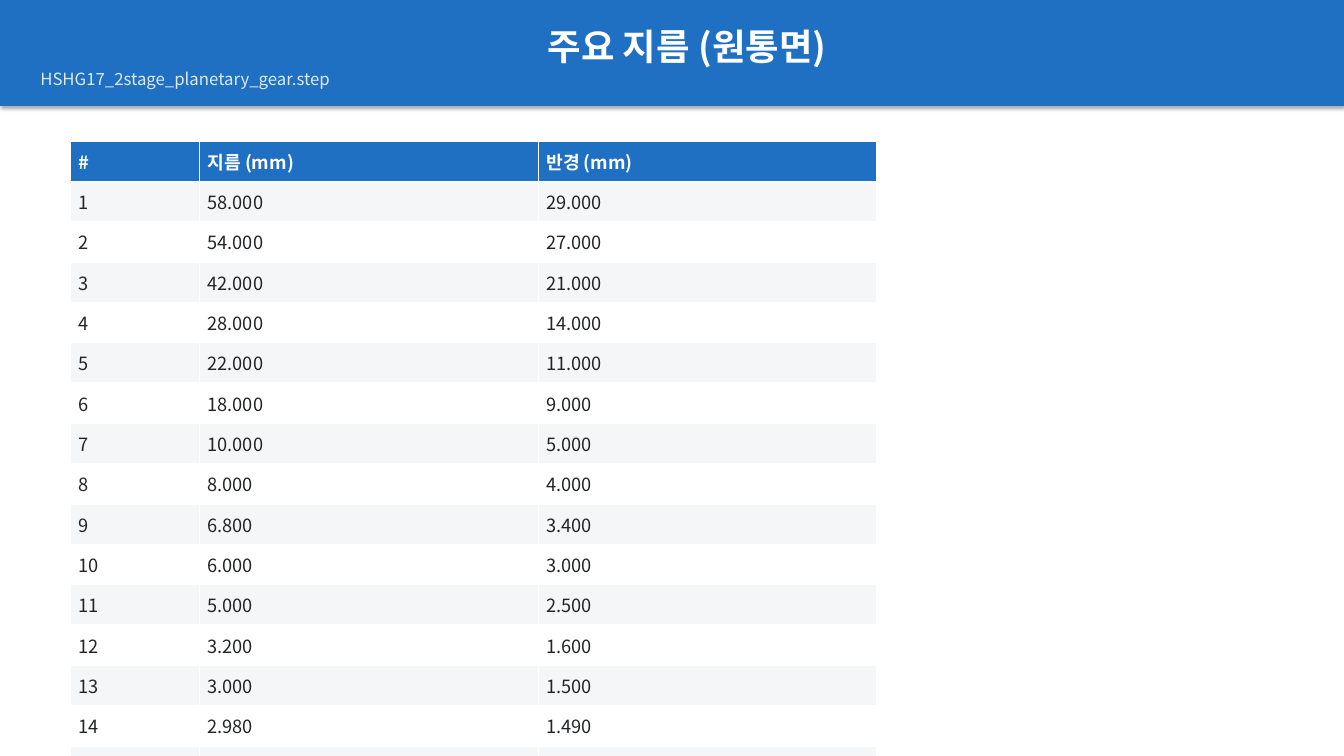
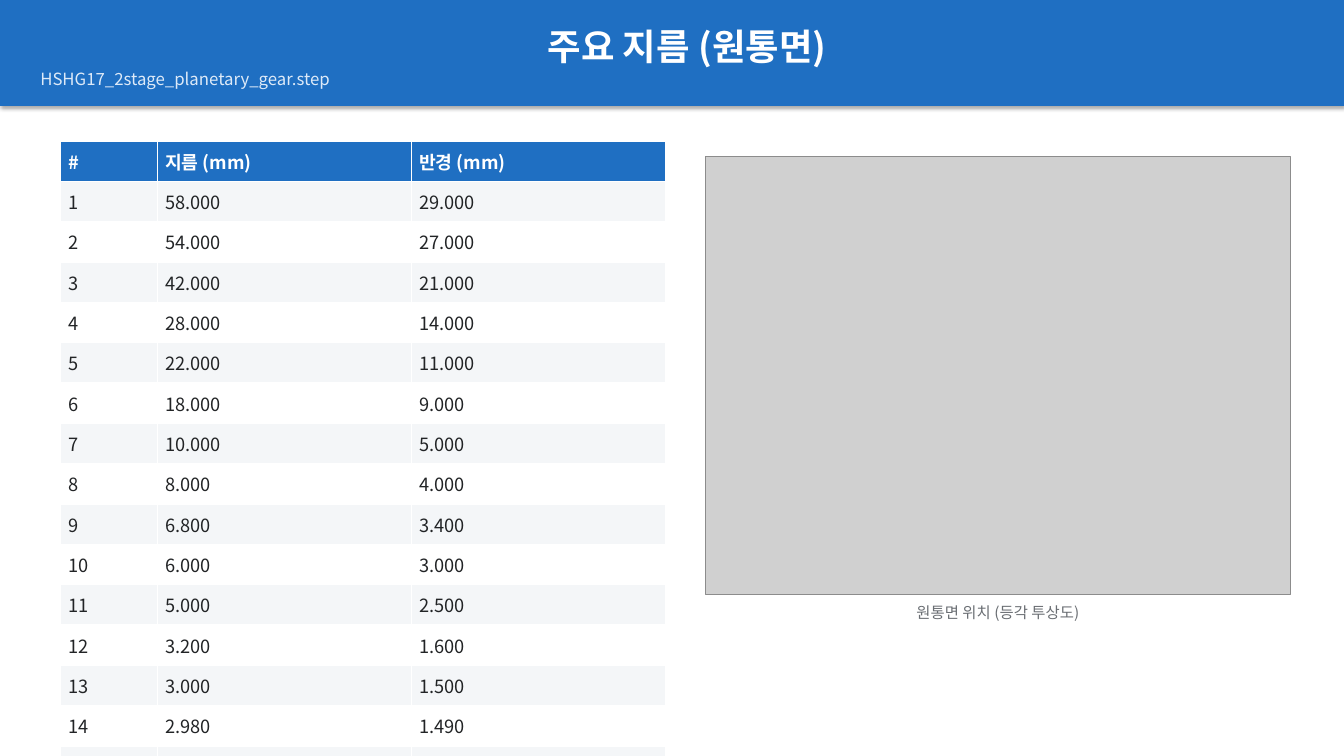
Before and after one commit to Seobuk/Argos, a slide deck: slide 5 of examples/planetary_gear/report/HSHG17_2stage_planetary_gear_report.pptx (slide 4 before the commit). Drawn at 1344x756 pixels with LibreOffice and Linux fonts; fonts in the diff are those of the drawing; grey boxes stand for pictures. Boxes give left, top, right and bottom in pixels: in the first picture for what was removed or moved away, otherwise in the second. Text is boxed around its words. In the diff, an @@ line names an element or a change of style, - is before the commit and + after.

```diff
--- a/examples/planetary_gear/report/HSHG17_2stage_planetary_gear_report.pptx
+++ b/examples/planetary_gear/report/HSHG17_2stage_planetary_gear_report.pptx
@@ table: place and size @@
-table at (71,141,877,756)
+table at (60,141,665,756)
@@ picture added at (706,156,1291,595) @@
@@ text added at (916,605,1079,621), 11 pt, text #6A6E73 @@
+원통면 위치 (등각 투상도)
```
Also in this commit, not shown: 1 other slide changed, 1 slide added, 9 other files.
